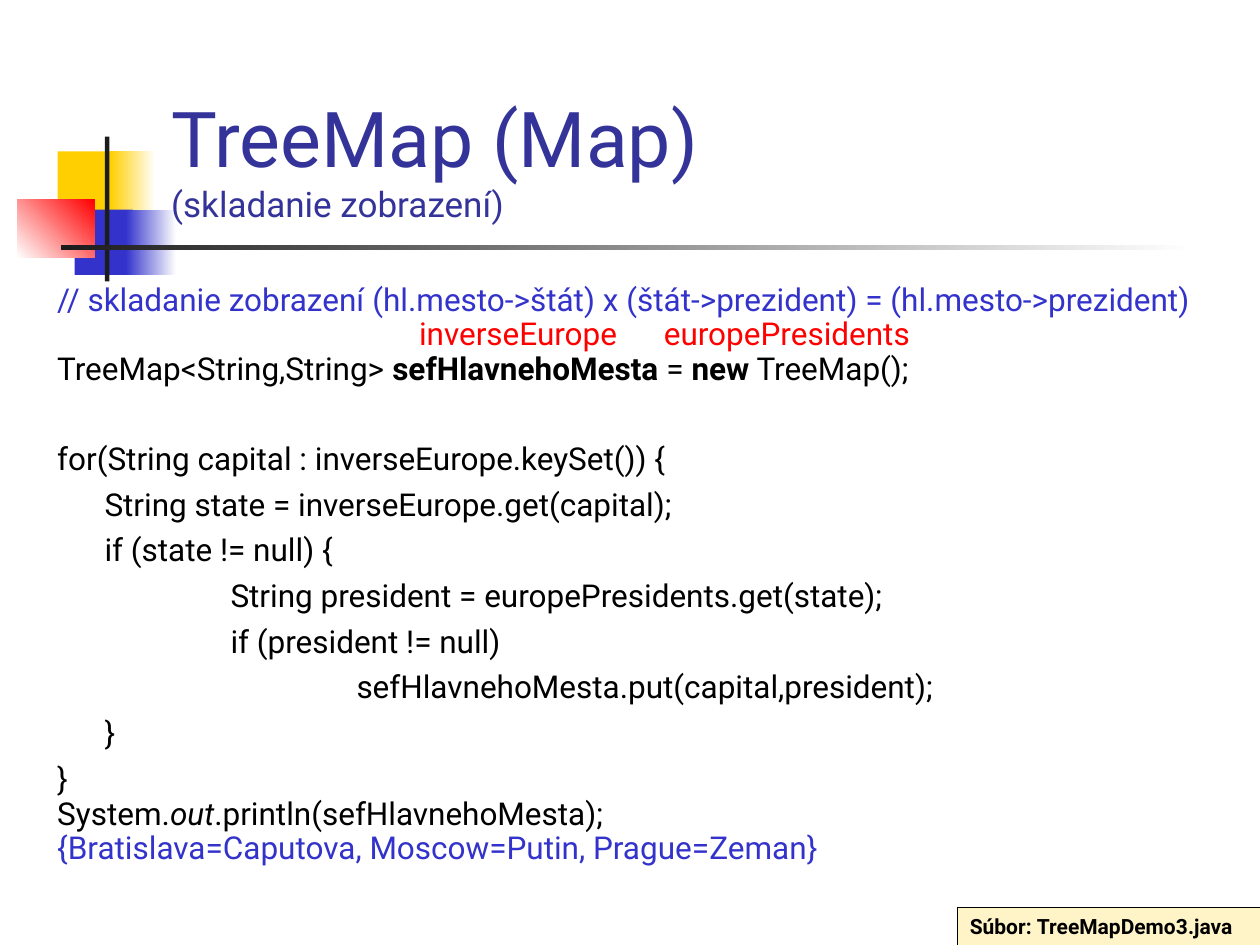
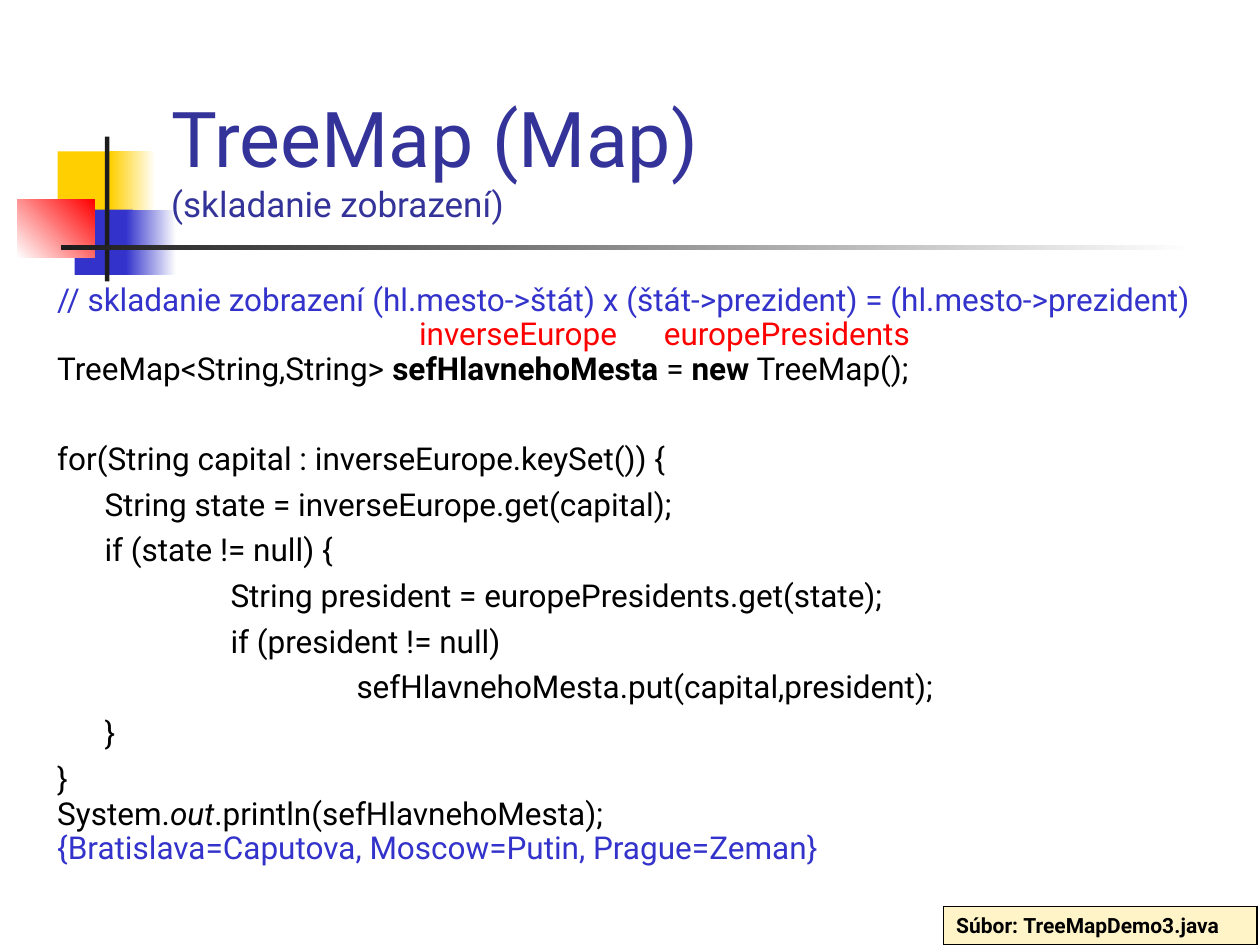
Before and after one commit to Programovanie4/Prednasky, a slide deck: slide 37 of 06/06_java.ppt. Drawn at 1260x945 pixels with LibreOffice and Linux fonts; fonts in the diff are those of the drawing. Boxes give left, top, right and bottom in pixels: in the first picture for what was removed or moved away, otherwise in the second. Text is boxed around its words. In the diff, an @@ line names an element or a change of style, - is before the commit and + after.

```diff
--- a/06/06_java.ppt
+++ b/06/06_java.ppt
@@ rectangle "Súbor: TreeMapDemo3.java": place and size @@
-rectangle "Súbor: TreeMapDemo3.java" at [958,907,1260,945]
+rectangle "Súbor: TreeMapDemo3.java" at [944,906,1257,944]
```
Also in this commit, not shown: 3 other slides changed, 4 other files.
